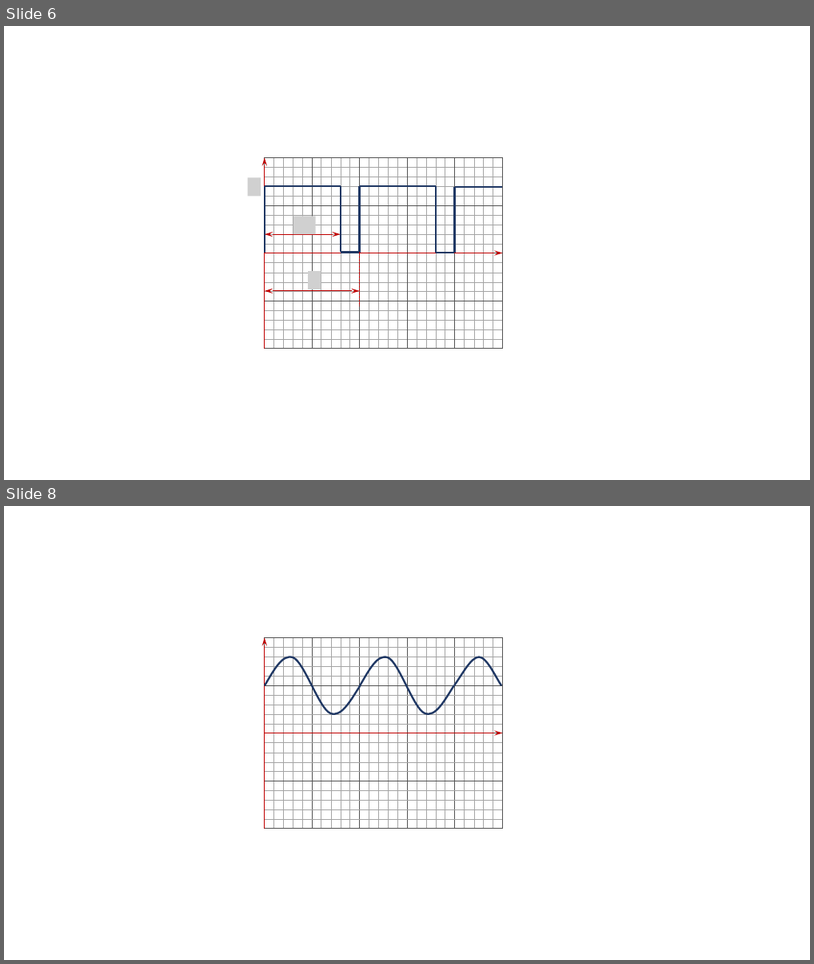
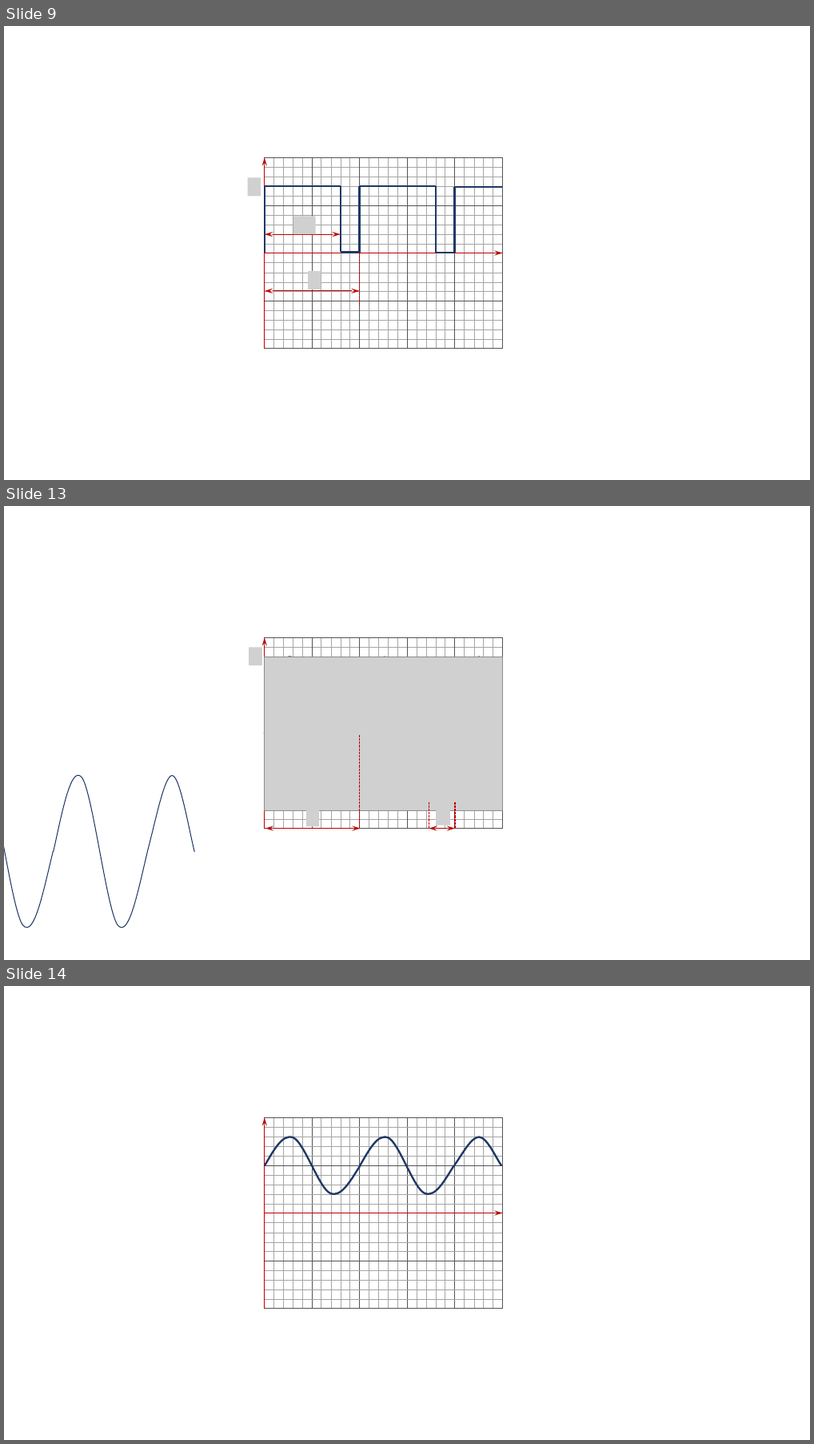
Before and after one commit to xpessoles/PT_GenieElectrique, a slide deck: 04_SourceSinusoidale/04_SourceSinusoidale.pptx. Shown one above the other, each under a label of ours: slides 6 and 8 before the commit, slides 9, 13 and 14 after it; the slides between them are not shown. The pictures are 814x964 and 814x1444 pixels, drawn with LibreOffice and Linux fonts; fonts in the diff are those of the drawing; grey boxes stand for pictures; background and template pictures are left out. Boxes give left, top, right and bottom in pixels: in the first picture for what was removed or moved away, otherwise in the second. Text is boxed around its words. In the diff, an @@ line names an element or a change of style, - is before the commit and + after.

```diff
--- a/04_SourceSinusoidale/04_SourceSinusoidale.pptx
+++ b/04_SourceSinusoidale/04_SourceSinusoidale.pptx
@@ slide 13 added at <box>4,506,810,960</box>, background #FFFFFF @@
@@ picture added at <box>249,647,262,665</box> @@
@@ arrow added from (265, 828) to (265, 638), #C00000 1 pt @@
@@ group added at <box>274,638,446,828</box>: 16 lines @@
@@ group added at <box>464,638,493,828</box>: 4 lines @@
@@ freeform shape added at <box>265,656,360,809</box>, outline #203864 2.25 pt @@
@@ line added from (265, 656) to (324, 656), #C00000 1 pt dashed @@
@@ picture added at <box>265,656,503,810</box> @@
@@ freeform shape added at <box>360,657,454,810</box>, outline #203864 2.25 pt @@
@@ freeform shape added at <box>454,657,502,733</box>, outline #203864 2.25 pt @@
@@ group added at <box>265,638,503,828</box>: 7 lines, 1 rectangle @@
@@ arrow added from (265, 733) to (503, 733), #C00000 1 pt @@
@@ line added from (360, 735) to (360, 828), #C00000 1 pt dashed @@
@@ freeform shape added at <box>4,775,53,927</box>, outline #203864 1 pt @@
@@ freeform shape added at <box>54,776,148,928</box>, outline #203864 1 pt @@
@@ freeform shape added at <box>147,776,194,852</box>, outline #203864 1 pt @@
@@ picture added at <box>306,808,319,826</box> @@
@@ line added from (430, 802) to (430, 828), #C00000 1 pt dashed @@
@@ picture added at <box>436,807,450,825</box> @@
@@ line added from (455, 802) to (455, 828), #C00000 1 pt dashed @@
@@ group added at <box>265,647,503,819</box>: 16 lines @@
@@ double arrow added from (266, 828) to (360, 828), #C00000 1 pt @@
@@ double arrow added from (430, 828) to (455, 828), #C00000 1 pt @@
@@ what was slide 6 is now slide 9 @@
@@ what was slide 8 is now slide 14 @@
```
Also in this commit, not shown: 1 slide changed, 6 other slides added, 3 other files.
